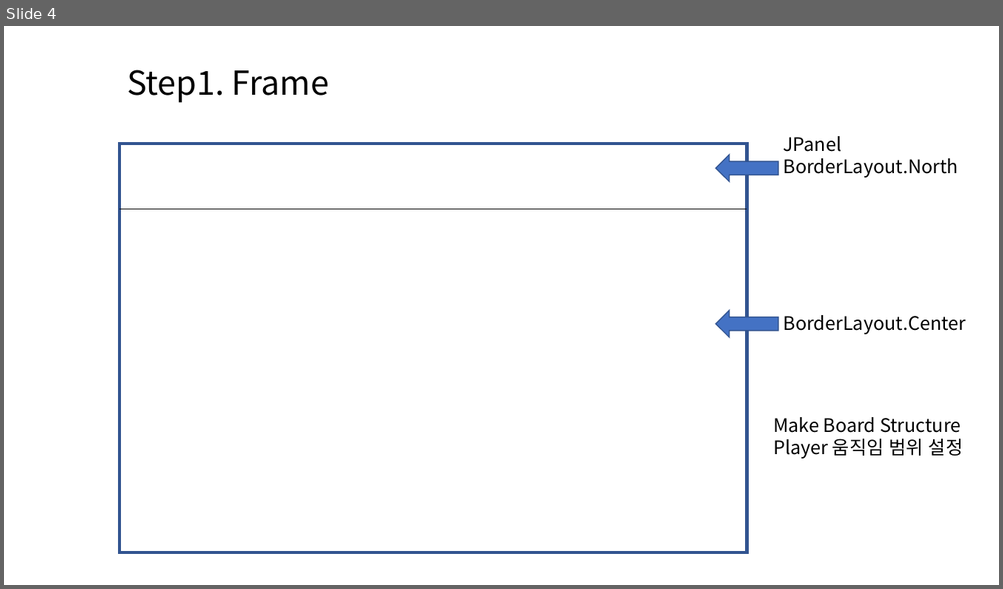
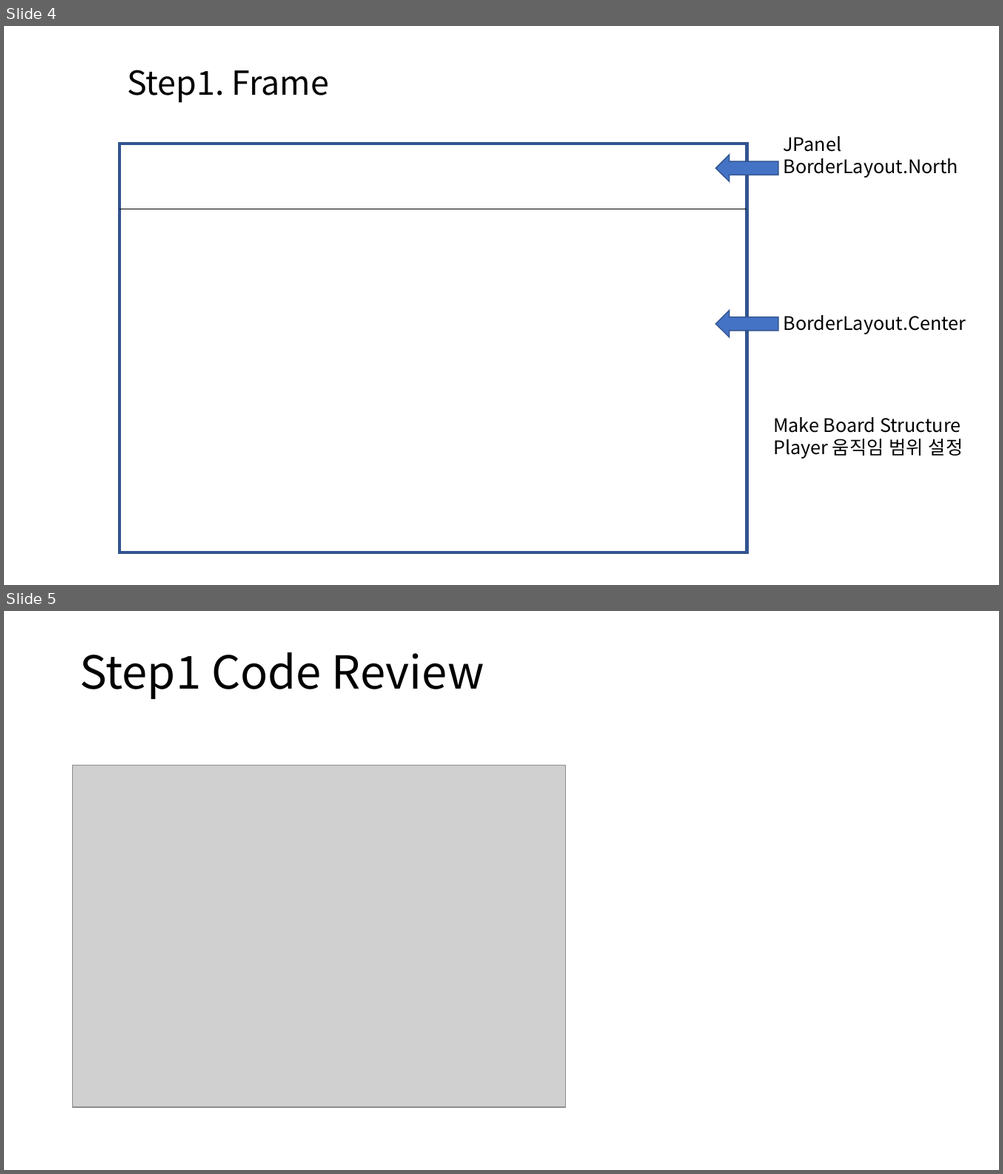
Before and after one commit to rkdntm1/DeadOrAlive, a slide deck: DeadOrAlive.pptx. Shown one above the other, each under a label of ours: slide 4 before the commit, slides 4 and 5 after it. The pictures are 1003x589 and 1003x1174 pixels, drawn with LibreOffice and Linux fonts; fonts in the diff are those of the drawing; grey boxes stand for pictures. Boxes give left, top, right and bottom in pixels: in the first picture for what was removed or moved away, otherwise in the second. Text is boxed around its words. In the diff, an @@ line names an element or a change of style, - is before the commit and + after.

Commit message:
step6

```diff
--- a/DeadOrAlive.pptx
+++ b/DeadOrAlive.pptx
@@ slide 5 added at [4, 611, 999, 1170], background #FFFFFF @@
@@ title added at [79, 652, 484, 699], 44 pt, text #000000 @@
+Step1 Code Review
@@ picture added at [73, 766, 566, 1107] @@
```
Also in this commit, not shown: 4 slides changed, 10 other slides added, 25 other files.
